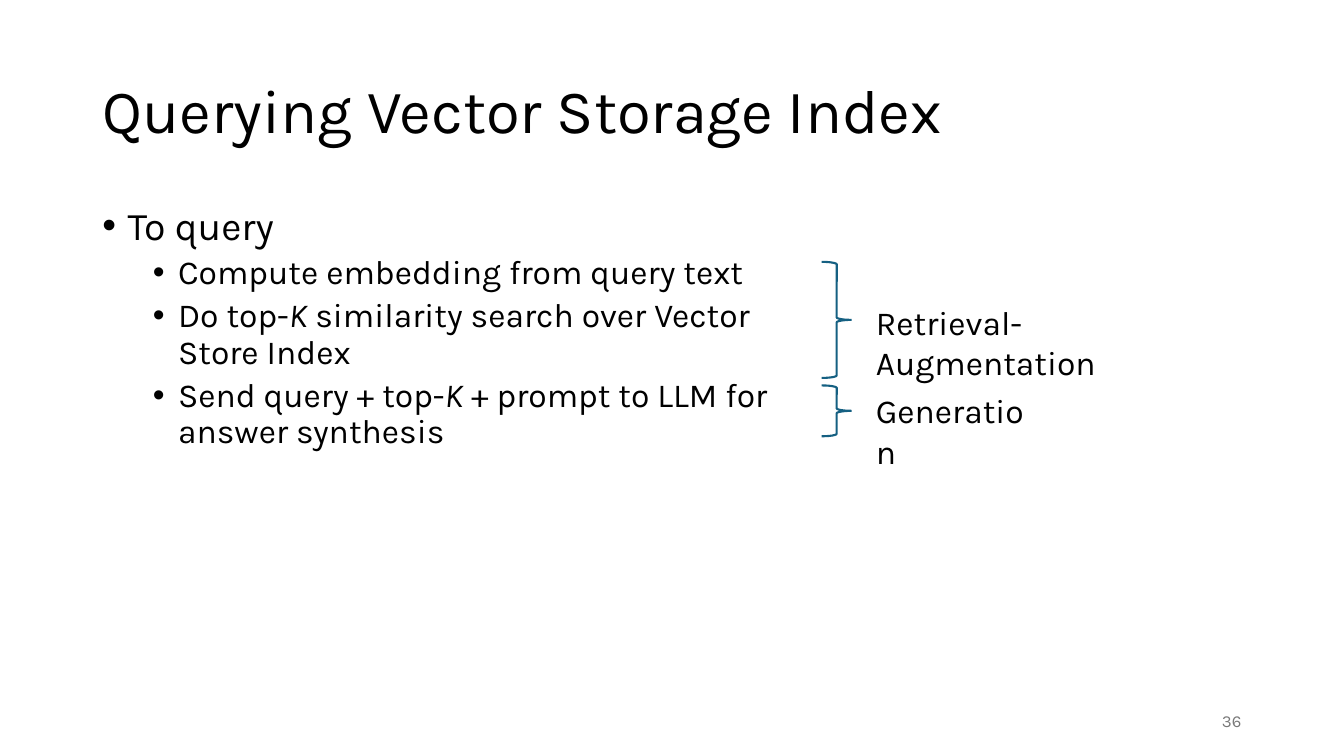
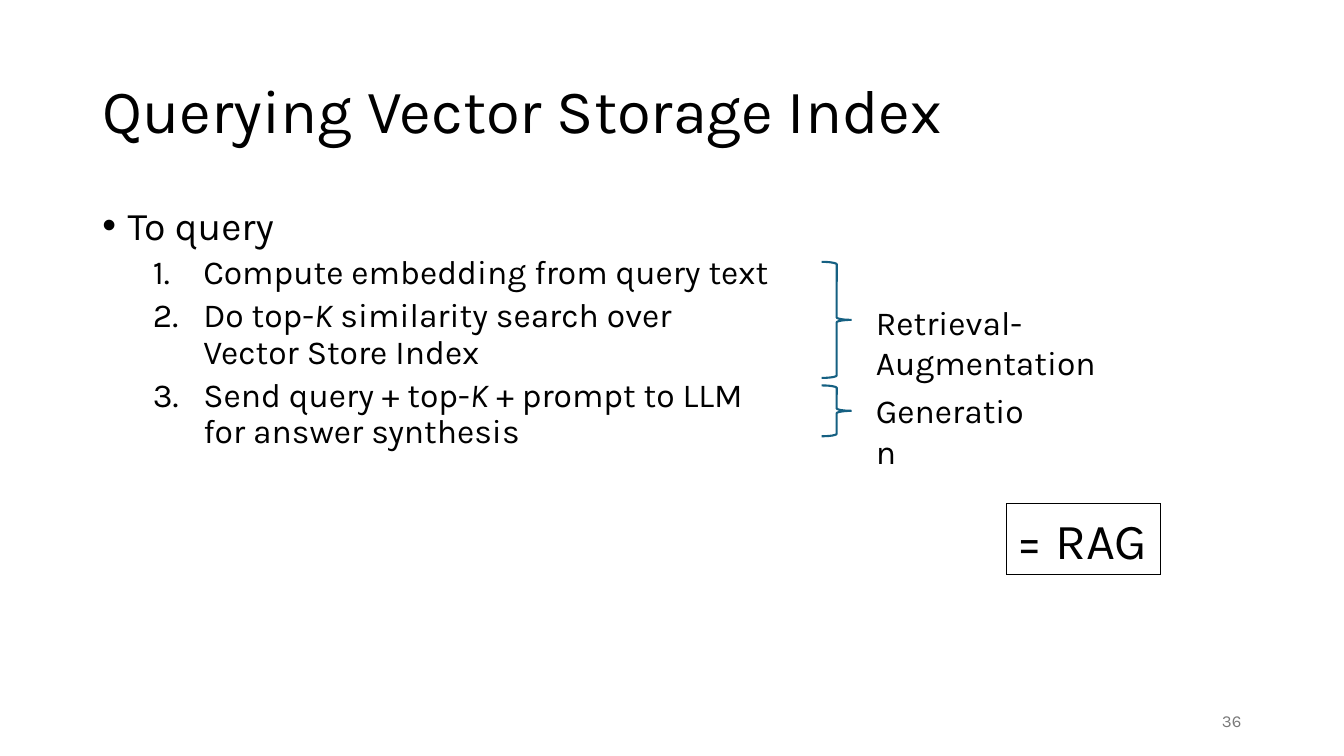
Before and after one commit to gjbex/Deploying-LLMs-locally, a slide deck: slide 36 of local_LLMs.pptx. Drawn at 1344x756 pixels with LibreOffice and Linux fonts; fonts in the diff are those of the drawing. Boxes give left, top, right and bottom in pixels: in the first picture for what was removed or moved away, otherwise in the second. Text is boxed around its words. In the diff, an @@ line names an element or a change of style, - is before the commit and + after.

```diff
--- a/local_LLMs.pptx
+++ b/local_LLMs.pptx
@@ text at bbox=[203, 261, 769, 452]: bullet • to 1. @@
@@ rectangle added at bbox=[1007, 504, 1162, 576], outline #000000 0.75 pt, 36 pt, text #000000 @@
+= RAG
```
Also in this commit, not shown: 6 other slides changed.
